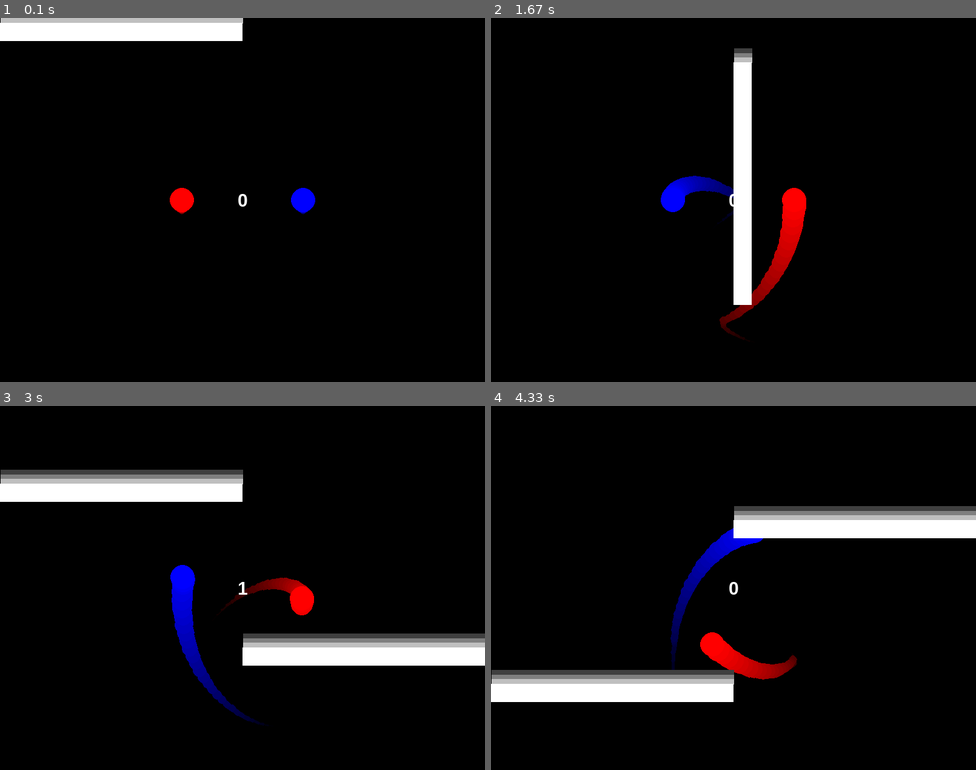
Above: before the commit, frames 1-4 (two rows, left to right).
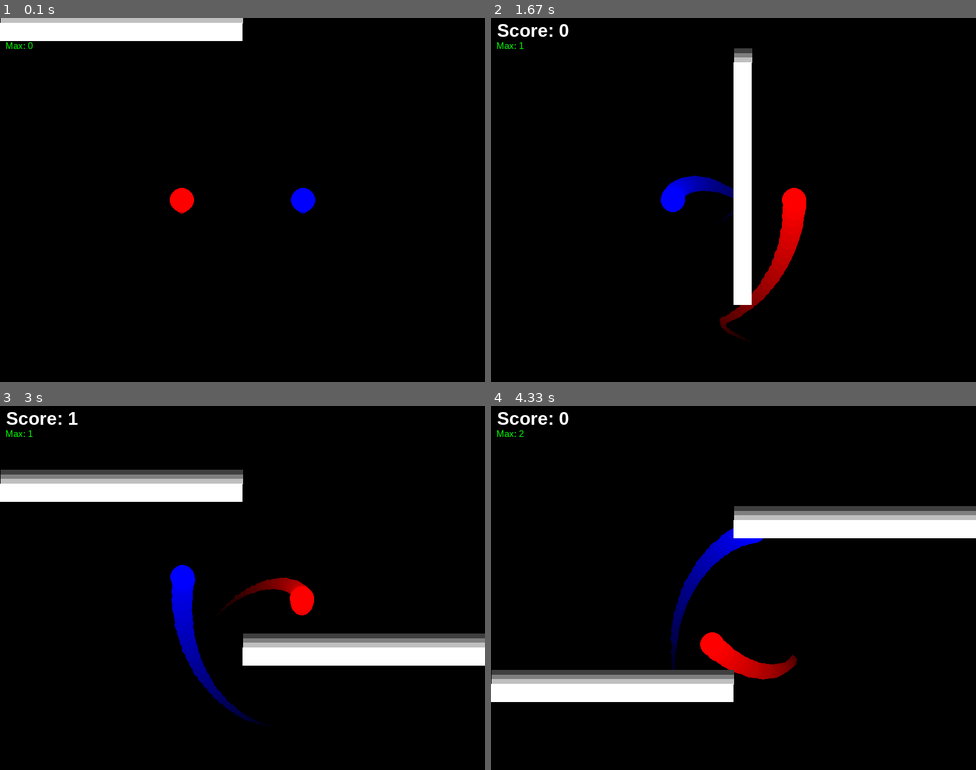
Above: after the commit, the same moments.

Repository: ycarowwww/atividades_backend_ifrn
Game: pygame game, started from 1Ano/JogoFimDeAno/duet.py
Same seed, same stepped clock (60 frames per second), same inputs: the game is played once before the commit and once after it.
Inputs:
- Up to frame 1 (0.1 s): no input
- Up to frame 2 (1.67 s): hold D 0.33-0.8 s; hold D 0.83-1.3 s; hold A from 1.33 s (still down)
- Up to frame 3 (3 s): release A at 1.87 s; hold A 1.9-2.3 s; hold D 2.33-2.97 s
- Up to frame 4 (4.33 s): hold A 3-3.47 s; hold D 3.5-3.97 s; hold D from 4 s (still down)

The runs differ from the first frame. In frame 1, less than 0.1% of the frame differs, in the area x 1-51%, y 6-52%; in frame 2, 0.3%; in frame 3, 0.3%; in frame 4, 0.3%, in the area x 1-51%, y 1-52%.

Commit message:
Atualizado a Pontuação
- Pontuação Máxima Adicionada
- Nova Posição para a Pontuação

Diff:
--- a/1Ano/JogoFimDeAno/duet.py
+++ b/1Ano/JogoFimDeAno/duet.py
@@ -86,6 +86,11 @@
 
         pg.draw.rect(screen, self.color, self.hitbox_rect)
 
+def blit_text(screen: pg.Surface, message: str, color: tuple[int, int, int], topleft: tuple[int, int], font: pygame.freetype.Font) -> None:
+    text_surface, text_rect = font.render(message, color)
+    text_rect.topleft = topleft
+    screen.blit(text_surface, text_rect)
+
 player1: Player = Player(list(SCREEN_CENTER), COLORS["BLUE"], 20)
 player2: Player = Player(list(SCREEN_CENTER), COLORS["RED"], 20, 180)
 
@@ -93,7 +98,9 @@
 OBSTACLE_SIZE: int = 30
 obstacles_list: list[Obstacle] = [Obstacle([0, -OBSTACLE_SIZE], COLORS["WHITE"], [SCREEN_SIZE[0]//2, OBSTACLE_SIZE])]
 GAME_FONT: pygame.freetype.Font = pygame.freetype.SysFont("Arial", 30, True, False)
+MAX_SCORE_FONT: pygame.freetype.Font = pygame.freetype.SysFont("Arial", 15, False, False)
 punctuation: int = 0
+max_score: int = 0
 
 running: bool = True
 while running:
@@ -131,10 +138,10 @@
                 obstacles_list.append(Obstacle([SCREEN_CENTER[0], -SCREEN_CENTER[0]], COLORS["WHITE"], [OBSTACLE_SIZE, SCREEN_SIZE[0]//2]))
 
         punctuation += 1
+        max_score = max(max_score, punctuation)
 
-    text_surface, text_rect = GAME_FONT.render(f"{punctuation}", COLORS["WHITE"])
-    text_rect.center = SCREEN_CENTER
-    screen.blit(text_surface, text_rect)
+    blit_text(screen, f"Score: {punctuation}", COLORS["WHITE"], (10, 10), GAME_FONT)
+    blit_text(screen, f"Max: {max_score}", COLORS["GREEN"], (10, 40), MAX_SCORE_FONT)
 
     pg.display.flip()
 
